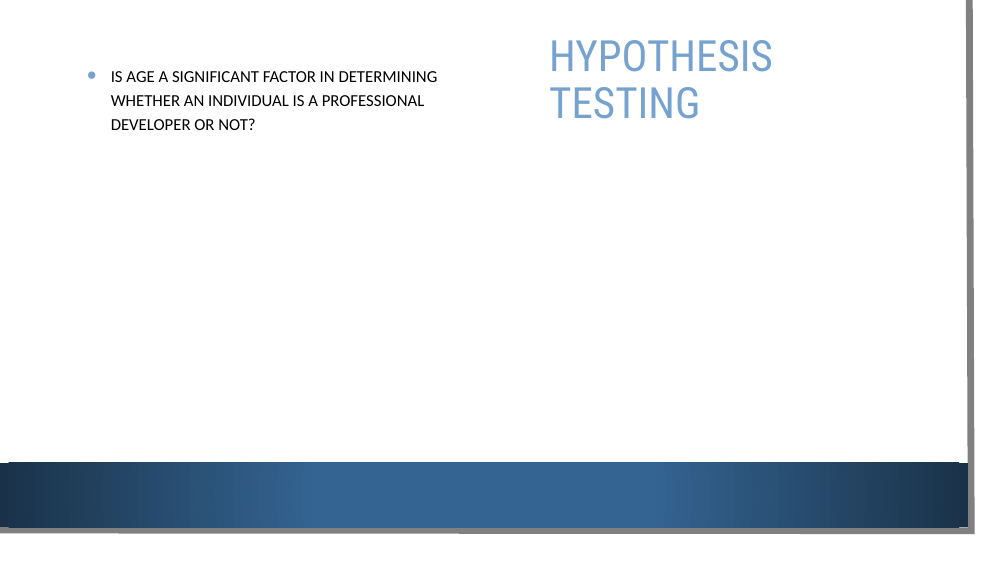
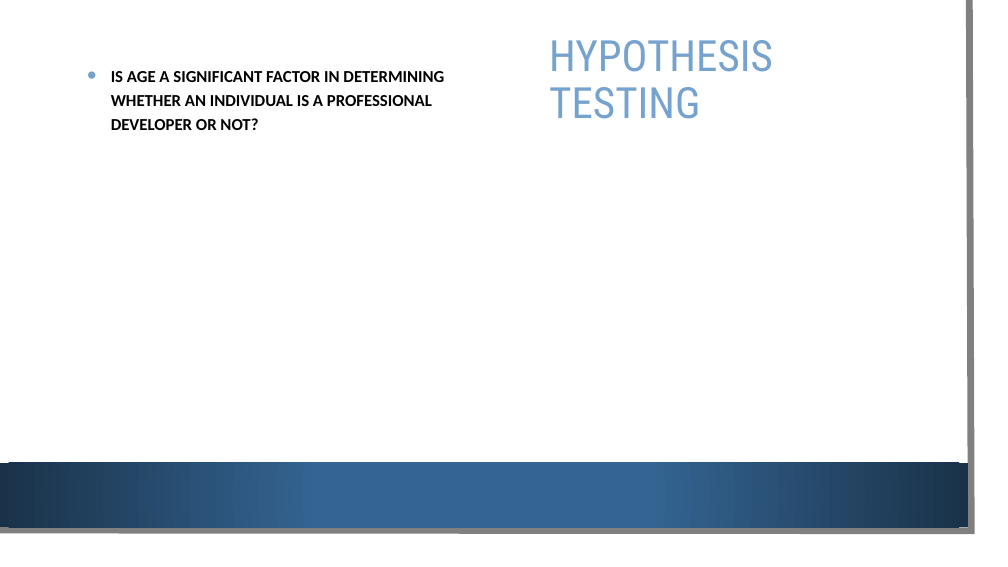
Before and after one commit to NemaPuthanveetil/DATS6101-Team-Global-Project, a slide deck: slide 7 of Presentation for Data Science 101.pptx. Drawn at 1008x567 pixels with LibreOffice and Linux fonts; fonts in the diff are those of the drawing; background and template pictures are left out. Boxes give left, top, right and bottom in pixels: in the first picture for what was removed or moved away, otherwise in the second. Text is boxed around its words. In the diff, an @@ line names an element or a change of style, - is before the commit and + after.

```diff
--- a/Presentation for Data Science 101.pptx
+++ b/Presentation for Data Science 101.pptx
@@ text "IS AGE A SIGNIFICANT FACTOR ..." at [111, 71, 444, 130]: bold on @@
```
Also in this commit, not shown: 5 other slides changed, 2 slides added, 2 slides removed.
